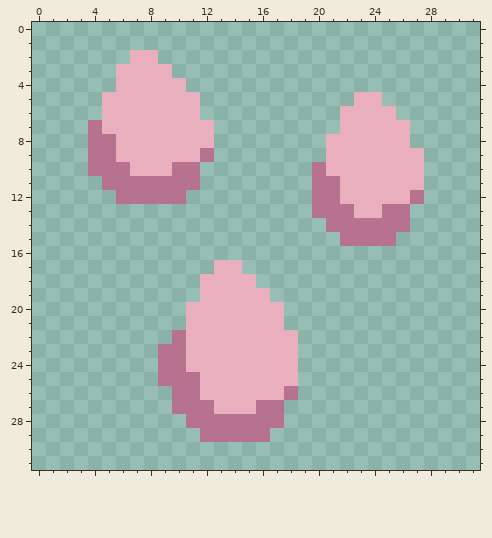
One commit to this pixel-art sprite: assets/sprites/blocks/environment/biomes/fors1.png. This is how it looked before the edit.
The file is 32x32 pixels.
The same view after the edit:
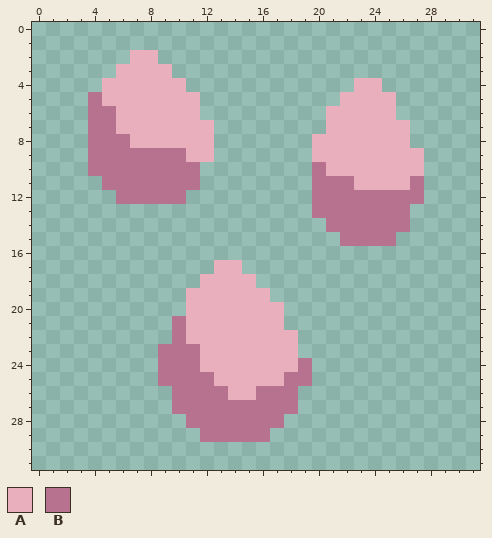
Palette (. is transparent): A #e9afbc  B #b77290
Changes in this commit:
There is now colour A in row 4 at x 5 and 23 to 24; in row 5 at x 22 and 25; in rows 6 to 7 at x 21; in rows 8 to 9 at x 20; in row 19 at x 11.
The edit turns colour B into colour A in row 9 at x 12.
There is now colour B in rows 5 to 6 at x 4; in row 21 at x 10; in rows 24 to 25 at x 19; in row 27 at x 18.
The edit turns colour A into colour B in rows 6 to 7 at x 5; in row 8 at x 6; in row 9 at x 6 to 10; in row 10 at x 7 to 9; in row 11 at x 22 and 27; in row 12 at x 22 to 26.
The edit turns colour A into colour B in row 13 at x 23 to 24; in rows 23 to 24 at x 11; in row 25 at x 12 and 18; in row 26 at x 12 to 13 and 16 to 17; in row 27 at x 13 to 15.
Boxes around the changes in both pictures, in picture pixels (x1, y1, x2, y2):
changed: (88, 78, 214, 176)
changed: (312, 78, 424, 218)
changed: (172, 288, 312, 414)
